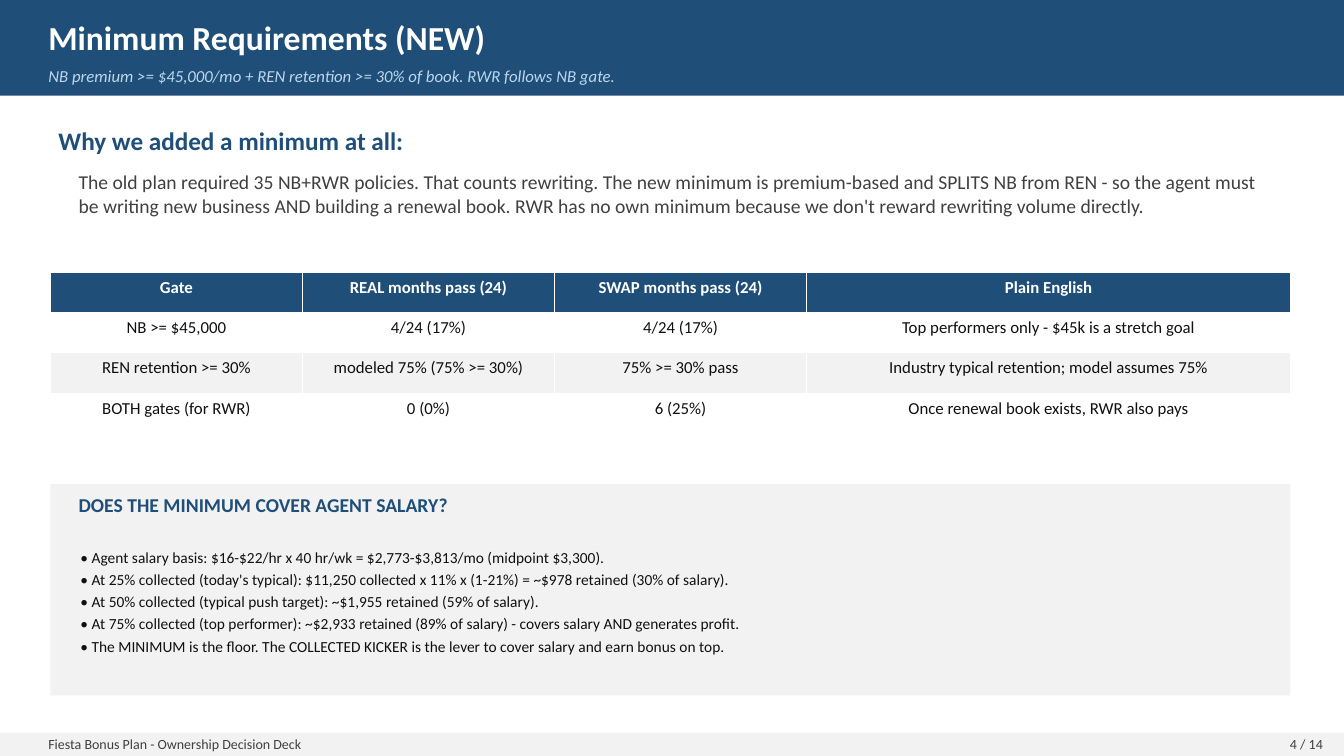
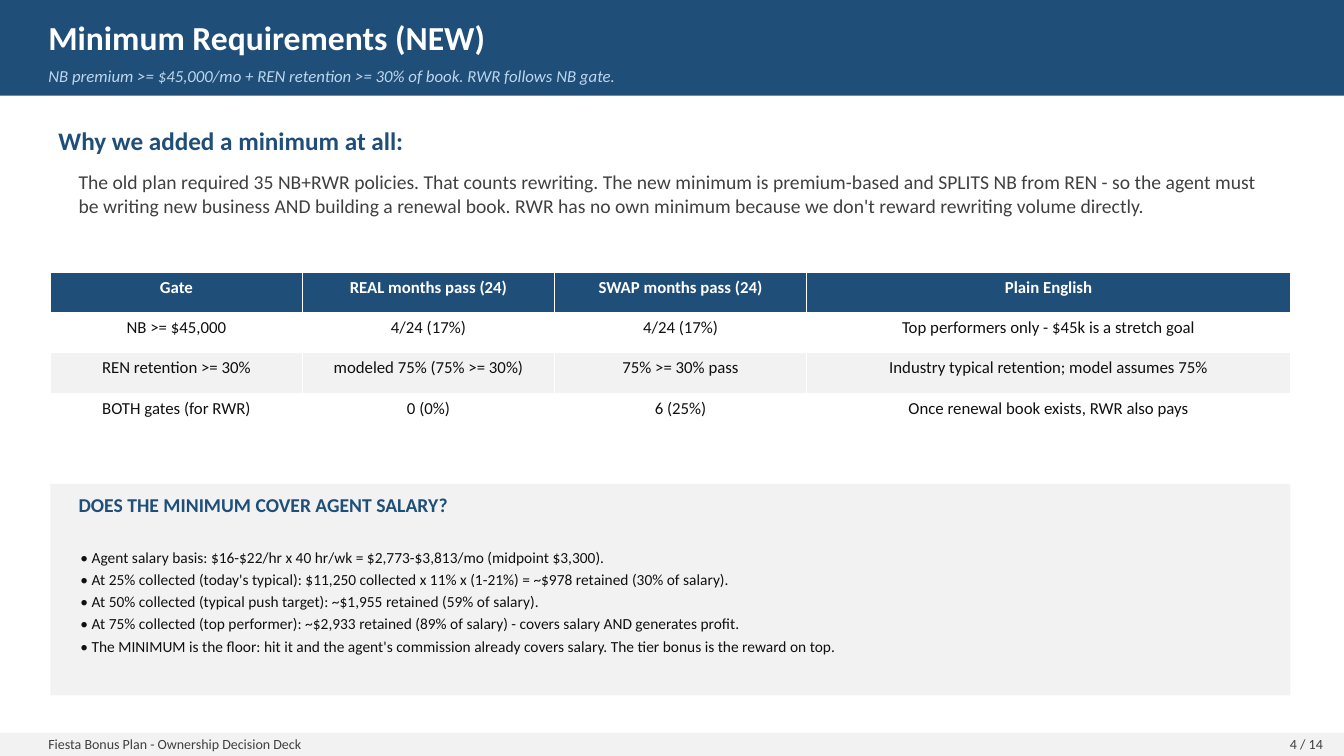
Before and after one commit to FAUS-tech/fiesta-bonus, a slide deck: slide 4 of output/Bonus_Plan_SIMPLE.pptx. Drawn at 1344x756 pixels with LibreOffice and Linux fonts; fonts in the diff are those of the drawing. Boxes give left, top, right and bottom in pixels: in the first picture for what was removed or moved away, otherwise in the second. Text is boxed around its words. In the diff, an @@ line names an element or a change of style, - is before the commit and + after.

```diff
--- a/output/Bonus_Plan_SIMPLE.pptx
+++ b/output/Bonus_Plan_SIMPLE.pptx
@@ text at bbox=[92, 641, 835, 655]: text changed @@
-• The MINIMUM is the floor. The COLLECTED KICKER is the lever to cover salary and earn bonus on top.
+• The MINIMUM is the floor: hit it and the agent's commission already covers salary. The tier bonus is the reward on top.
```
Also in this commit, not shown: 7 other slides changed, 3 other files.
